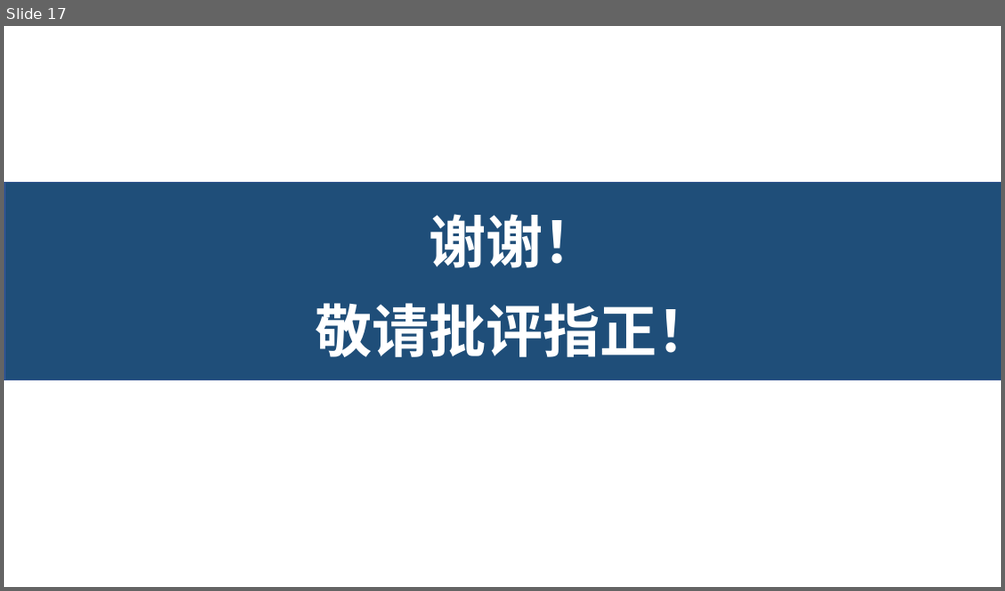
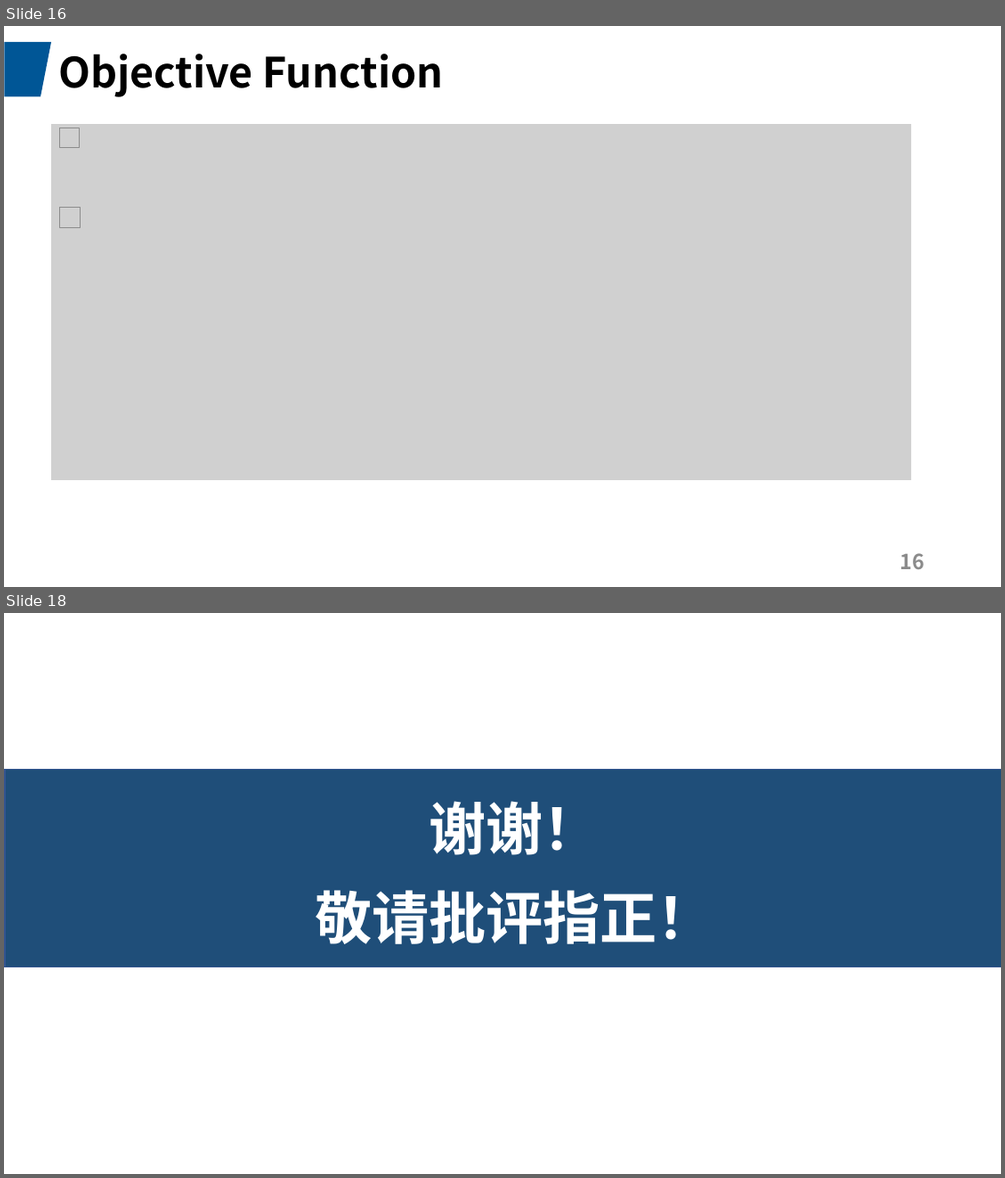
Before and after one commit to JadeQiong/DSE, a slide deck: 组会3.3.pptx. Shown one above the other, each under a label of ours: slide 17 before the commit, slides 16 and 18 after it; the slides between them are not shown. The pictures are 1005x591 and 1005x1178 pixels, drawn with LibreOffice and Linux fonts; fonts in the diff are those of the drawing; grey boxes stand for pictures. Boxes give left, top, right and bottom in pixels: in the first picture for what was removed or moved away, otherwise in the second. Text is boxed around its words. In the diff, an @@ line names an element or a change of style, - is before the commit and + after.

```diff
--- a/组会3.3.pptx
+++ b/组会3.3.pptx
@@ slide 16 added at [4,26,1001,587], background #FFFFFF @@
@@ freeform shape added at [4,42,51,96], fill #005696 @@
@@ title added at [58,54,444,97], 40 pt, text #000000, bold @@
+Objective Function
@@ picture added at [51,124,911,480] @@
@@ picture added at [59,127,80,148] @@
@@ picture added at [60,208,81,228] @@
@@ page number added at [900,553,925,569], 20 pt, text #8C8C8C, bold @@
+16
@@ what was slide 17 is now slide 18 @@
```
Also in this commit, not shown: 1 slide changed, 1 other slide added, 1 slide removed, 2 other files.
